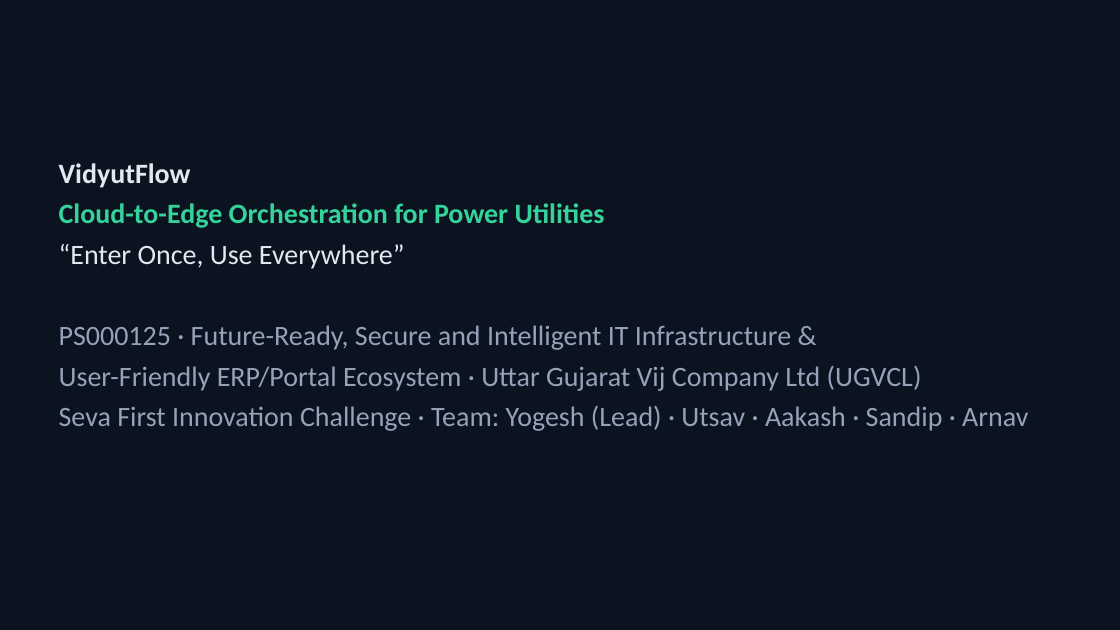
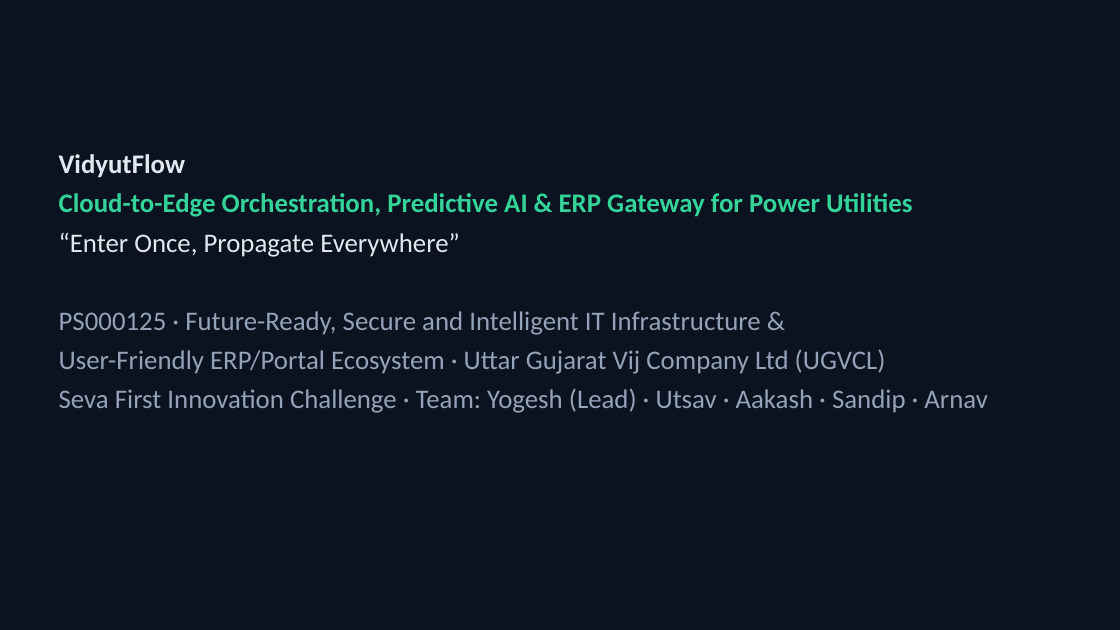
Before and after one commit to Yogeshsingh123-LAB/VidyutFlow, a slide deck: slide 1 of docs/deck/VidyutFlow_PS000125.pptx. Drawn at 1120x630 pixels with LibreOffice and Linux fonts; fonts in the diff are those of the drawing. Boxes give left, top, right and bottom in pixels: in the first picture for what was removed or moved away, otherwise in the second. Text is boxed around its words. In the diff, an @@ line names an element or a change of style, - is before the commit and + after.

```diff
--- a/docs/deck/VidyutFlow_PS000125.pptx
+++ b/docs/deck/VidyutFlow_PS000125.pptx
@@ text "VidyutFlow": place and size @@
-text "VidyutFlow" at <box>59,163,1028,431</box>
+text "VidyutFlow" at <box>59,154,987,413</box>
@@ text at <box>59,154,987,413</box>: size 24 to 23 pt in "VidyutFlow", "PS000125 · Future-Ready, Secure and Intelligent IT ...", "User-Friendly ERP/Portal Ecosystem · Uttar Gujarat Vij ...", "Seva First Innovation Challenge · Team: Yogesh ..." @@
@@ text at <box>59,193,912,257</box>: text changed; size 24 to 23 pt @@
-Cloud-to-Edge Orchestration for Power Utilities
-“Enter Once, Use Everywhere”
+Cloud-to-Edge Orchestration, Predictive AI & ERP Gateway for Power Utilities
+“Enter Once, Propagate Everywhere”
```
Also in this commit, not shown: 11 slides added, 11 slides removed, 24 other files.
